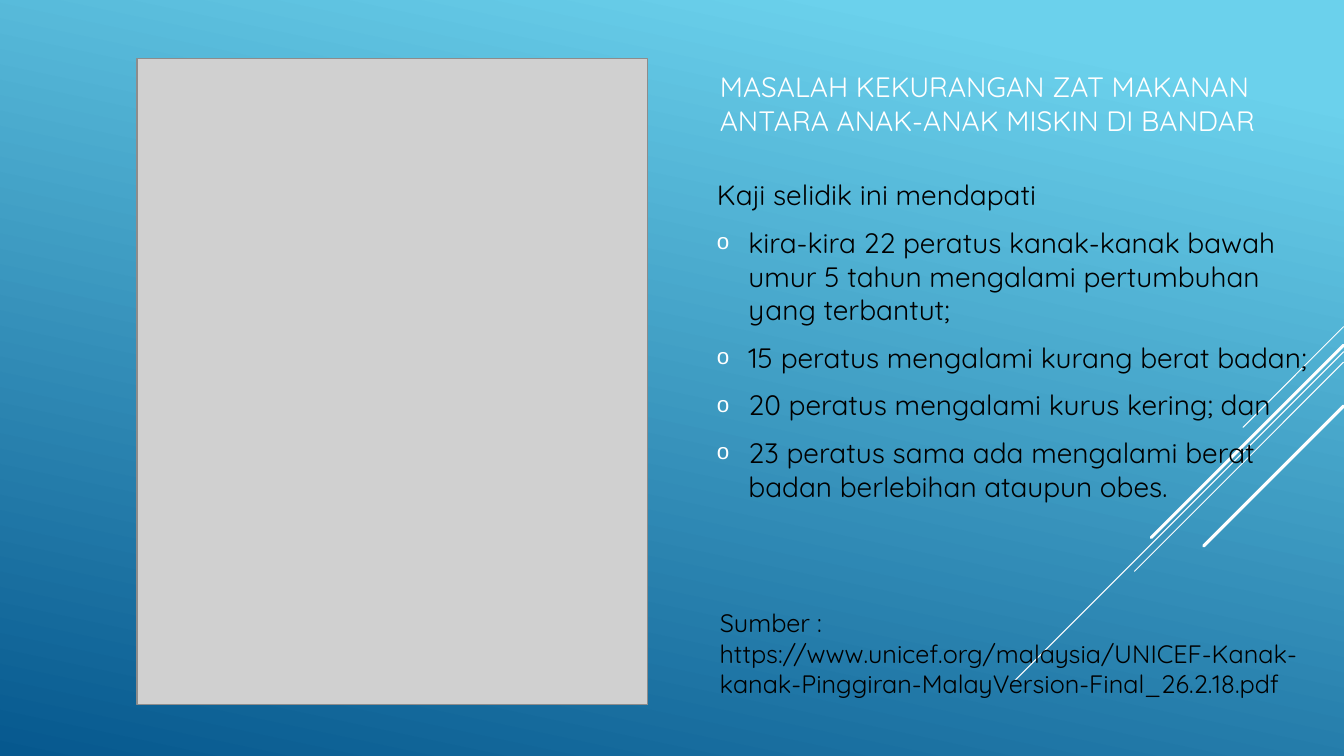
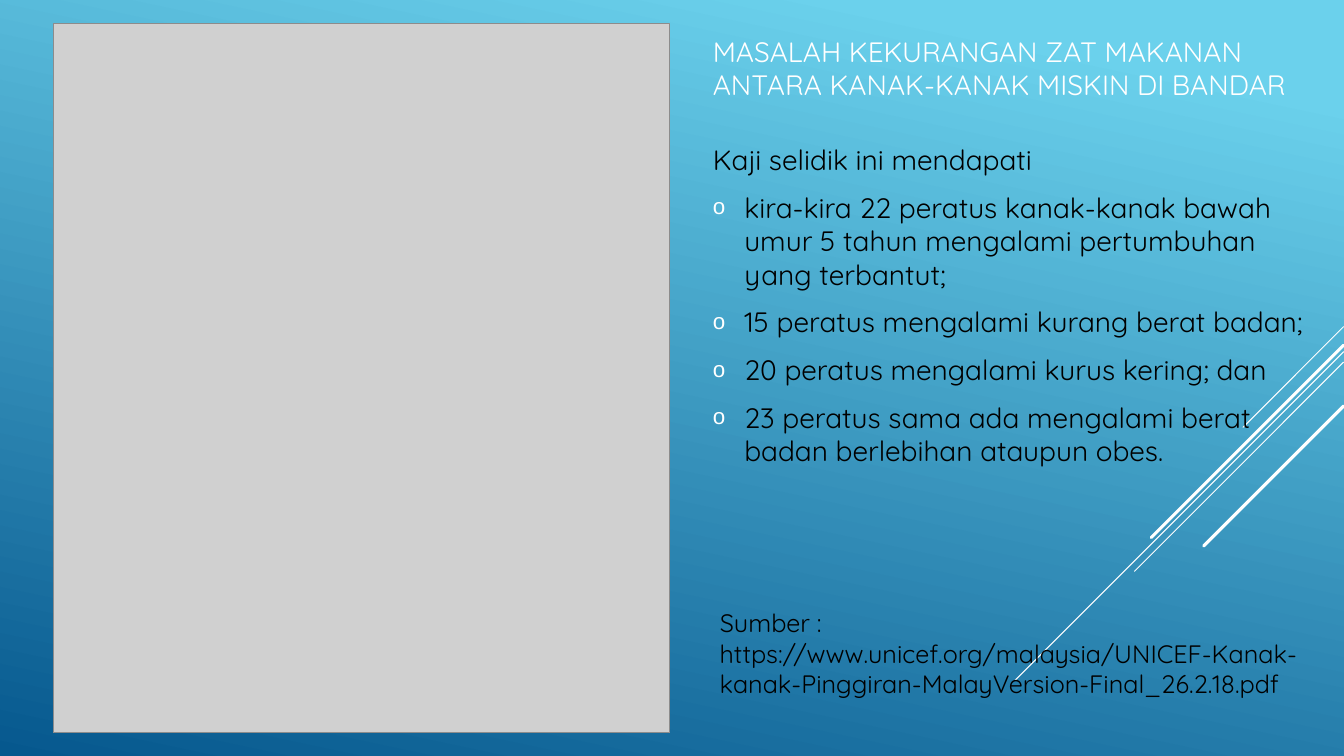
Before and after one commit to knazran/asoh, a slide deck: slide 6 of Design_Draft.pptx (slide 5 before the commit). Drawn at 1344x756 pixels with LibreOffice and Linux fonts; fonts in the diff are those of the drawing; grey boxes stand for pictures. Boxes give left, top, right and bottom in pixels: in the first picture for what was removed or moved away, otherwise in the second. Text is boxed around its words. In the diff, an @@ line names an element or a change of style, - is before the commit and + after.

```diff
--- a/Design_Draft.pptx
+++ b/Design_Draft.pptx
@@ picture: place and size @@
-picture at <box>137,58,648,705</box>
+picture at <box>53,23,670,733</box>
@@ text at <box>713,42,1286,95</box>: text changed @@
-MASALAH KEKURANGAN ZAT MAKANAN ANTARA ANAK-ANAK MISKIN DI BANDAR
+MASALAH KEKURANGAN ZAT MAKANAN ANTARA KANAK-KANAK MISKIN DI BANDAR
@@ text "Kaji selidik ini mendapati": place and size @@
-text "Kaji selidik ini mendapati" at <box>717,184,1306,503</box>
+text "Kaji selidik ini mendapati" at <box>713,149,1302,467</box>
```
Also in this commit, not shown: 1 other slide changed, 5 slides added.
